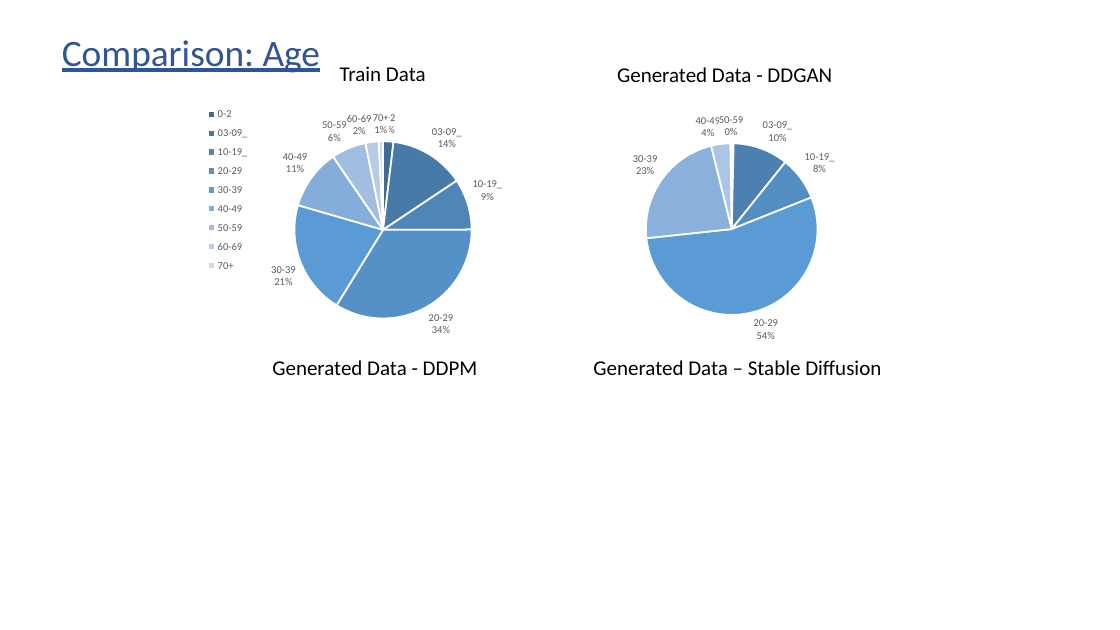
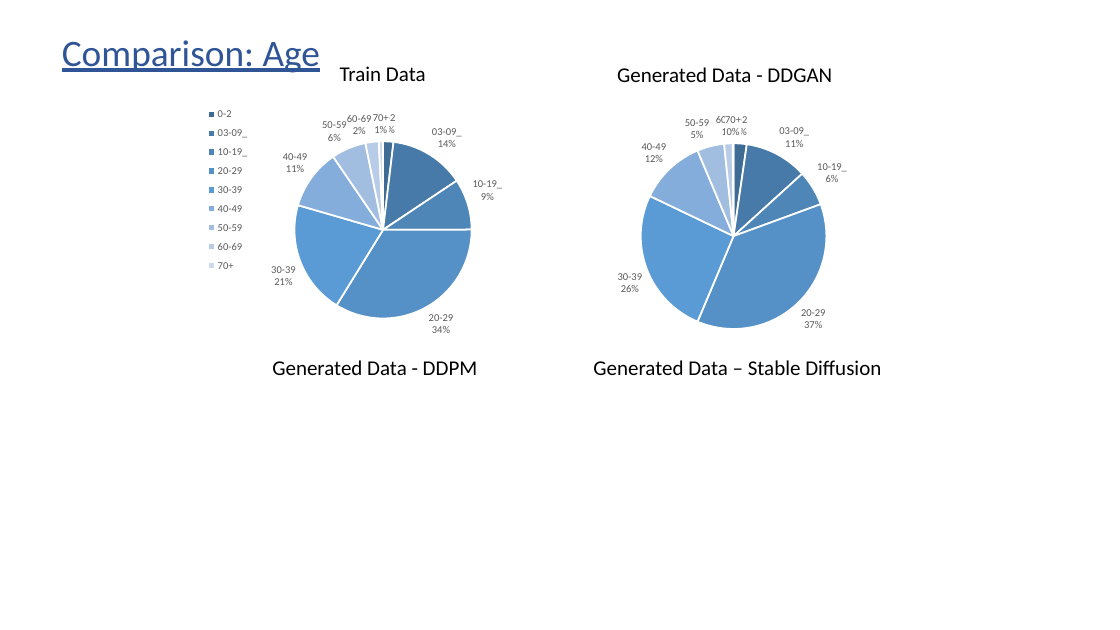
Before and after one commit to subirkumarparida/DDPM, a slide deck: slide 51 of Bias_Diffusion_v4.pptx. Drawn at 1120x630 pixels with LibreOffice and Linux fonts; fonts in the diff are those of the drawing. Boxes give left, top, right and bottom in pixels: in the first picture for what was removed or moved away, otherwise in the second. Text is boxed around its words. In the diff, an @@ line names an element or a change of style, - is before the commit and + after.

```diff
--- a/Bias_Diffusion_v4.pptx
+++ b/Bias_Diffusion_v4.pptx
@@ pie chart at box(524, 103, 944, 355) @@
-categories: 0-2, 03-09_, 10-19_, 20-29, 30-39, 40-49, 50-59
+categories: 0-2, 03-09_, 10-19_, 20-29, 30-39, 40-49, 50-59, 60-69, 70+
-Series 1: 0, 10, 8, 54, 23, 4, 0
+Series 1: 2, 11, 6, 37, 26, 12, 5, 1, 0
```
Also in this commit, not shown: 4 other slides changed.
